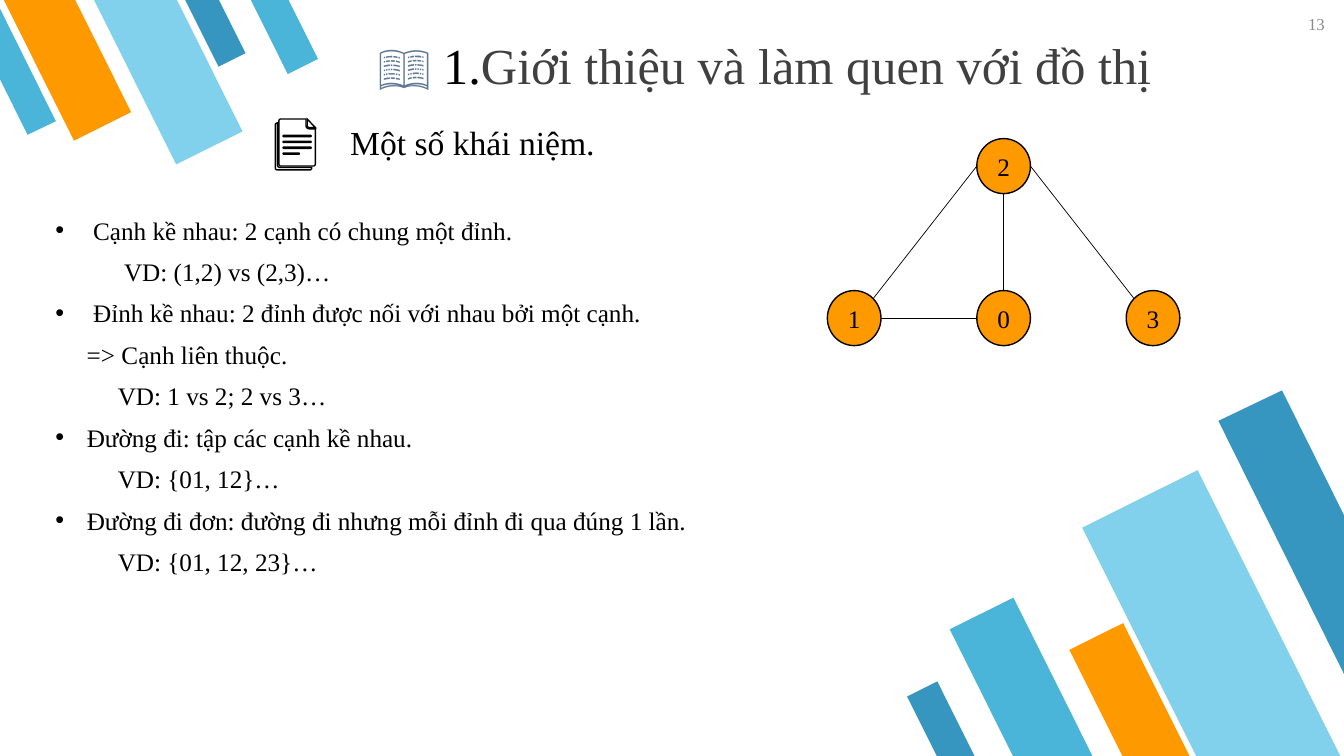
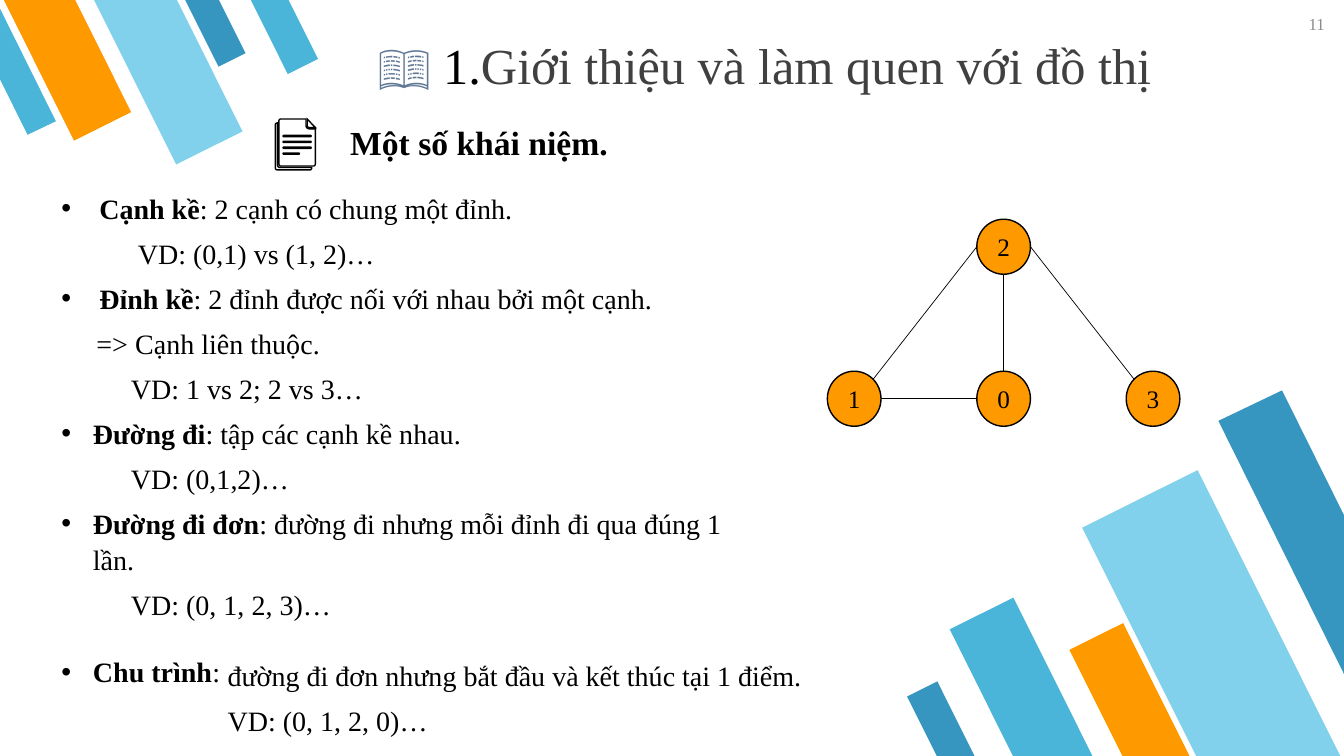
Before and after one commit to Nhom006/Nhom006, a slide deck: slide 11 of Bai_thuyet_trinh/graph.pptx (slide 13 before the commit). Drawn at 1344x756 pixels with LibreOffice and Linux fonts; fonts in the diff are those of the drawing. Boxes give left, top, right and bottom in pixels: in the first picture for what was removed or moved away, otherwise in the second. Text is boxed around its words. In the diff, an @@ line names an element or a change of style, - is before the commit and + after.

```diff
--- a/Bai_thuyet_trinh/graph.pptx
+++ b/Bai_thuyet_trinh/graph.pptx
@@ page number at (1309,19,1325,30): text changed @@
-13
+11
@@ text "Một số khái niệm." at (350,130,607,162): bold on @@
@@ text "Cạnh kề: 2 cạnh có ...": place and size @@
-text "Cạnh kề: 2 cạnh có ..." at (87,221,686,575)
+text "Cạnh kề: 2 cạnh có ..." at (93,198,721,621)
@@ text at (99,198,652,314): text changed; size 18 to 20 pt @@
-• Cạnh kề nhau: 2 cạnh có chung một đỉnh.
-VD: (1,2) vs (2,3)…
-• Đỉnh kề nhau: 2 đỉnh được nối với nhau bởi một cạnh.
+• Cạnh kề: 2 cạnh có chung một đỉnh.
+VD: (0,1) vs (1, 2)…
+• Đỉnh kề: 2 đỉnh được nối với nhau bởi một cạnh.
@@ 4 ellipses, 4 lines: place and size @@
-4 ellipses, 4 lines at (828,138,1180,346)
+4 ellipses, 4 lines at (828,219,1180,426)
@@ text at (93,334,721,571): size 18 to 20 pt in "=> Cạnh liên thuộc.", "VD: 1 vs 2; 2 vs 3…", "Đường đi: tập các cạnh kề nhau.", "Đường đi đơn: đường đi nhưng mỗi ..."; bold on in "Đường đi:", "Đường đi đơn:" @@
@@ text at (131,470,289,495): text changed; size 18 to 20 pt @@
-VD: {01, 12}…
+VD: (0,1,2)…
@@ text at (131,596,331,621): text changed; size 18 to 20 pt @@
-VD: {01, 12, 23}…
+VD: (0, 1, 2, 3)…
@@ text added at (93,662,220,683), 20 pt, text #000000, bold @@
+• Chu trình:
@@ text added at (228,665,801,737), 20 pt, text #000000 @@
+đường đi đơn nhưng bắt đầu và kết thúc tại 1 điểm.
+VD: (0, 1, 2, 0)…
```
Also in this commit, not shown: 13 other slides changed, 44 slides added, 22 slides removed, 1 other file.
